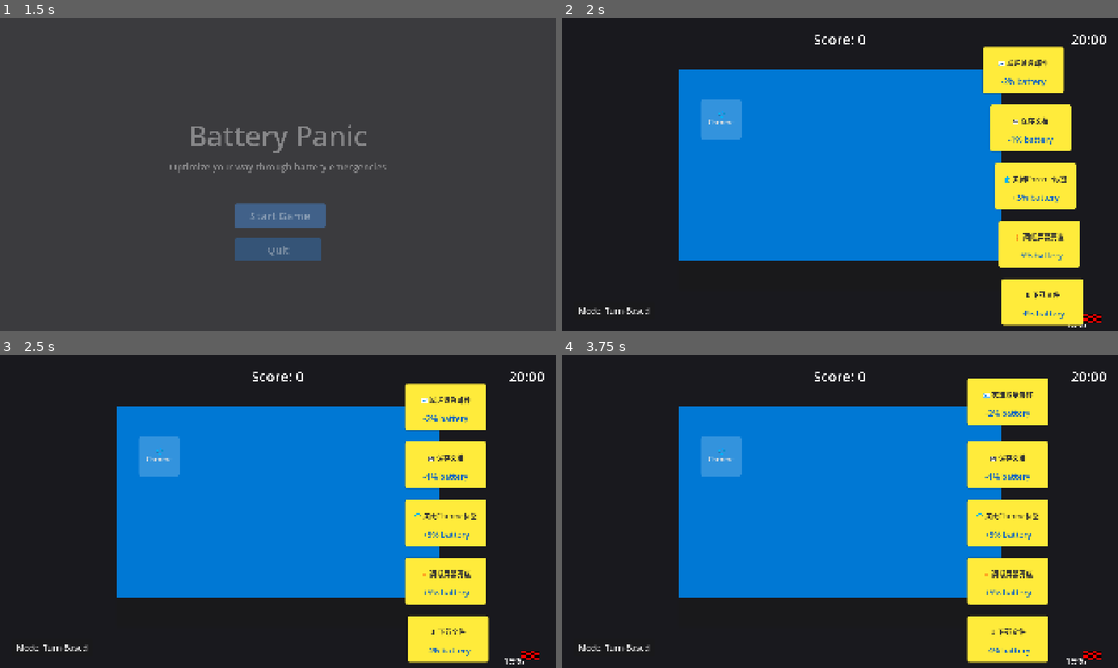
Above: before the commit, frames 1-4 (two rows, left to right).
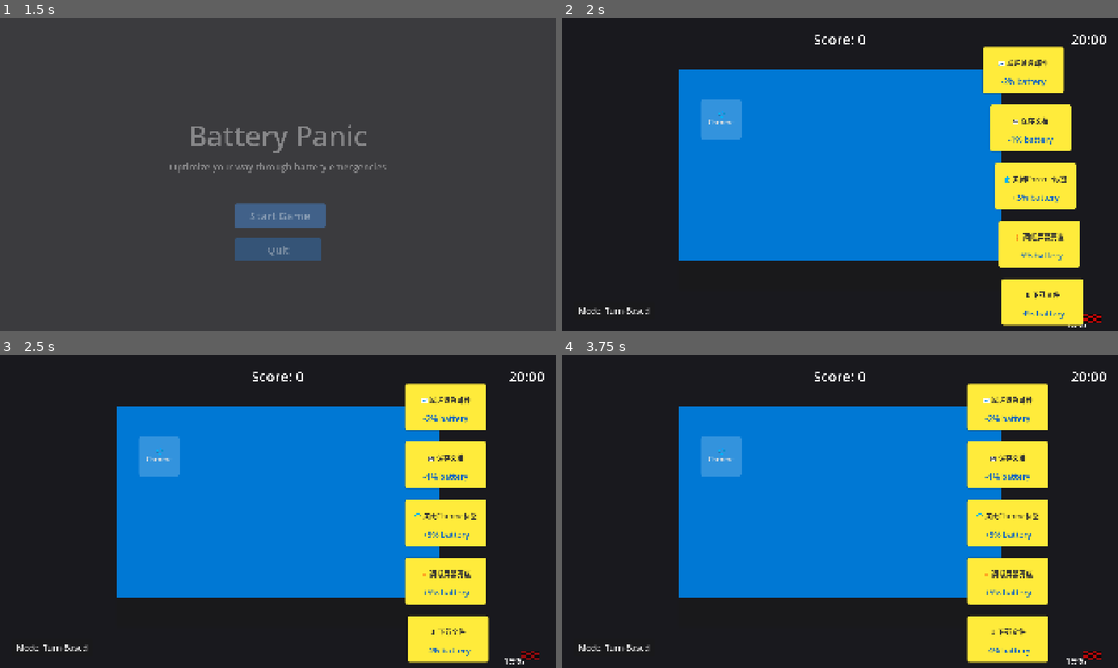
Above: after the commit, the same moments.

Repository: QQSHI13/nova-workspace
Game: Godot game, scene res://scenes/main_menu.tscn
Same seed, same stepped clock (60 frames per second), same inputs: the game is played once before the commit and once after it.
Inputs (mouse positions are in pixels of both pictures, inside the frame that each line leads up to):
- Up to frame 1 (1.5 s): move the mouse to (400, 158) at 0.52 s; click "Start Game" at 1.25 s
- Up to frame 2 (2 s): no input
- Up to frame 3 (2.5 s): click (511, 658) at 2 s
- Up to frame 4 (3.75 s): click "🌐 Chrome" at 2.75 s; click (1006, 408) at 3.52 s

Frame 1 is identical in both runs. In frame 2, less than 0.1% of the frame differs, in the area x 93-97%, y 94-98%; in frame 3, less than 0.1%; in frame 4, 1.0%, in the area x 72-97%, y 7-98%.
Error in both runs: Invalid call. Nonexistent function 'set_delay' in base 'Tween'. (res://scenes/device_screen.gd:85)

Commit message:
feat: add FlashOverlay, enhance OS_UI with battery warnings, improve game feel

Diff:
--- /dev/null
+++ b/projects/battery-panic/scenes/flash_overlay.gd
@@ -0,0 +1,32 @@
+extends CanvasLayer
+
+# FlashOverlay - Screen flash effects for critical events
+
+@onready var flash_rect: ColorRect = $FlashRect
+
+func _ready() -> void:
+	flash_rect.color = Color(1, 0, 0, 0)
+	flash_rect.size = get_viewport().size
+
+func flash_red(intensity: float = 0.5, duration: float = 0.3) -> void:
+	_flash_color(Color(1, 0, 0, intensity), duration)
+
+func flash_green(intensity: float = 0.3, duration: float = 0.3) -> void:
+	_flash_color(Color(0, 1, 0, intensity), duration)
+
+func flash_yellow(intensity: float = 0.3, duration: float = 0.3) -> void:
+	_flash_color(Color(1, 1, 0, intensity), duration)
+
+func _flash_color(color: Color, duration: float) -> void:
+	flash_rect.color = color
+
+	var tween = create_tween()
+	tween.tween_property(flash_rect, "color:a", 0.0, duration)
+	tween.set_ease(Tween.EASE_OUT)
+
+func pulse_warning() -> void:
+	# Continuous pulsing for critical battery
+	var tween = create_tween()
+	tween.set_loops(3)
+	tween.tween_property(flash_rect, "color", Color(1, 0, 0, 0.3), 0.5)
+	tween.tween_property(flash_rect, "color", Color(1, 0, 0, 0.0), 0.5)
--- /dev/null
+++ b/projects/battery-panic/scenes/flash_overlay.tscn
@@ -0,0 +1,12 @@
+[gd_scene format=3 uid="uid://flashoverlay1"]
+
+[node name="FlashOverlay" type="CanvasLayer"]
+layer = 100
+
+[node name="FlashRect" type="ColorRect" parent="."]
+anchors_preset = 15
+anchor_right = 1.0
+anchor_bottom = 1.0
+grow_horizontal = 2
+grow_vertical = 2
+color = Color(1, 0, 0, 0)
--- a/projects/battery-panic/scenes/main_game.tscn
+++ b/projects/battery-panic/scenes/main_game.tscn
@@ -1,9 +1,10 @@
-[gd_scene load_steps=7 format=3 uid="uid://c8yvxg3ulq3a"]
+[gd_scene load_steps=8 format=3 uid="uid://c8yvxg3ulq3a"]
 
 [ext_resource type="Script" path="res://scripts/game_controller.gd" id="1_8j1j7"]
 [ext_resource type="PackedScene" uid="uid://devicescreen1" path="res://scenes/device_screen.tscn" id="2_device"]
 [ext_resource type="PackedScene" uid="uid://postit1" path="res://scenes/post_it_notes.tscn" id="3_postit"]
 [ext_resource type="PackedScene" uid="uid://osui1" path="res://scenes/os_ui.tscn" id="4_osui"]
+[ext_resource type="PackedScene" uid="uid://flashoverlay1" path="res://scenes/flash_overlay.tscn" id="5_flash"]
 
 [node name="MainGame" type="Node2D"]
 script = ExtResource("1_8j1j7")
@@ -113,4 +114,6 @@
 offset_bottom = 1080.0
 color = Color(0.1, 0.1, 0.12, 1.0)
 
+[node name="FlashOverlay" parent="." instance=ExtResource("5_flash")]
+
 [connection signal="pressed" from="UI/GameOverPanel/RestartButton" to="." method="_ready"]
--- a/projects/battery-panic/scenes/os_ui.gd
+++ b/projects/battery-panic/scenes/os_ui.gd
@@ -1,6 +1,6 @@
 extends Control
 
-# OS_UI - Battery display in OS-specific location - Full HD
+# OS_UI - Battery display in OS-specific location - Full HD with animations
 
 signal battery_clicked
 
@@ -13,10 +13,14 @@
 
 var _actual_battery: float = 100.0
 var _displayed_battery: float = 100.0
+var _warning_tween: Tween = null
 
 func _ready() -> void:
 	_position_for_os()
 	update_battery(100.0)
+
+	# Connect click area
+	$ClickArea.pressed.connect(_on_battery_clicked)
 
 func _position_for_os() -> void:
 	# Position based on OS style - Full HD coordinates
@@ -38,6 +42,7 @@
 			battery_label.position = Vector2(-100, 10)
 
 func update_battery(actual_percent: float) -> void:
+	var old_battery = _actual_battery
 	_actual_battery = actual_percent
 
 	# Apply calibration drift (surprise mechanic)
@@ -45,11 +50,29 @@
 	_displayed_battery = clampf(_displayed_battery, 0.0, 100.0)
 
 	if show_percentage:
-		battery_label.text = "%d%%" % int(_displayed_battery)
+		# Animate number change
+		_animate_battery_number(int(old_battery), int(_displayed_battery))
 
 	# Update icon color based on displayed level
 	var color = _get_battery_color(_displayed_battery)
 	battery_icon.modulate = color
+
+	# Handle warning states
+	if _displayed_battery <= 10.0:
+		_start_critical_warning()
+	elif _displayed_battery <= 20.0:
+		_start_low_warning()
+	else:
+		_stop_warning()
+
+func _animate_battery_number(from_val: int, to_val: int) -> void:
+	var tween = create_tween()
+	tween.tween_method(
+		func(val: int): battery_label.text = "%d%%" % val,
+		from_val,
+		to_val,
+		0.3
+	)
 
 func _get_battery_color(percent: float) -> Color:
 	if percent > 50:
@@ -63,11 +86,45 @@
 	calibration_drift = drift
 	update_battery(_actual_battery)
 
+func _start_low_warning() -> void:
+	# Slow pulse for low battery
+	if _warning_tween and _warning_tween.is_valid():
+		_warning_tween.kill()
+
+	_warning_tween = create_tween()
+	_warning_tween.set_loops()
+	_warning_tween.tween_property(battery_icon, "modulate:a", 0.5, 0.8)
+	_warning_tween.tween_property(battery_icon, "modulate:a", 1.0, 0.8)
+
+func _start_critical_warning() -> void:
+	# Fast pulse + scale for critical battery
+	if _warning_tween and _warning_tween.is_valid():
+		_warning_tween.kill()
+
+	_warning_tween = create_tween()
+	_warning_tween.set_loops()
+	_warning_tween.set_parallel(true)
+	_warning_tween.tween_property(battery_icon, "modulate:a", 0.3, 0.3)
+	_warning_tween.tween_property(battery_icon, "scale", Vector2(1.1, 1.1), 0.3)
+	_warning_tween.chain()
+	_warning_tween.tween_property(battery_icon, "modulate:a", 1.0, 0.3)
+	_warning_tween.tween_property(battery_icon, "scale", Vector2(1.0, 1.0), 0.3)
+
+func _stop_warning() -> void:
+	if _warning_tween and _warning_tween.is_valid():
+		_warning_tween.kill()
+	battery_icon.modulate.a = 1.0
+	battery_icon.scale = Vector2(1.0, 1.0)
+
 func show_warning() -> void:
-	# Flash effect for low battery
+	# One-time flash effect
 	var tween = create_tween()
 	tween.tween_property(battery_icon, "modulate:a", 0.3, 0.5)
 	tween.tween_property(battery_icon, "modulate:a", 1.0, 0.5)
 
 func _on_battery_clicked() -> void:
 	battery_clicked.emit()
+	# Click feedback
+	var tween = create_tween()
+	tween.tween_property(battery_icon, "scale", Vector2(0.9, 0.9), 0.1)
+	tween.tween_property(battery_icon, "scale", Vector2(1.0, 1.0), 0.1)
--- a/projects/battery-panic/scripts/game_controller.gd
+++ b/projects/battery-panic/scripts/game_controller.gd
@@ -39,6 +39,7 @@
 @onready var time_label = $UI/TimeLabel
 @onready var score_label = $UI/ScoreLabel
 @onready var mode_button = $UI/ModeButton
+@onready var flash_overlay = $FlashOverlay
 
 func _ready() -> void:
 	current_battery = starting_battery
@@ -158,11 +159,12 @@
 	# Visual effects based on battery change
 	if current_battery > old_battery:
 		# Battery saved - green particles
-		ParticleEffects.spawn_battery_save_effect(Vector2(960, 540), abs(task["battery"]))
-		AnimationManager.flash_color($UI, Color(0, 1, 0, 0.2), 0.3)
+		ParticleEffects.spawn_battery_save_effect(Vector2(600, 400), abs(task["battery"]))
+		flash_overlay.flash_green(0.3, 0.3)
 	else:
 		# Battery drained - red particles
-		ParticleEffects.spawn_battery_drain_effect(Vector2(960, 540), abs(task["battery"]))
+		ParticleEffects.spawn_battery_drain_effect(Vector2(600, 400), abs(task["battery"]))
+		flash_overlay.flash_red(0.2, 0.2)
 
 	# Remove post-it with fade out
 	post_it_notes.remove_note_with_animation(task_id)
@@ -180,11 +182,12 @@
 	# Check for critical battery - screen shake
 	if current_battery < 5.0:
 		AnimationManager.screen_shake(self, 15.0, 0.5)
-		ParticleEffects.spawn_critical_warning_effect(Vector2(960, 540))
-		AnimationManager.flash_color($UI, Color(1, 0, 0, 0.5), 0.5)
+		ParticleEffects.spawn_critical_warning_effect(Vector2(600, 400))
+		flash_overlay.flash_red(0.6, 0.5)
+		flash_overlay.pulse_warning()
 	elif current_battery < 10.0:
 		AnimationManager.screen_shake(self, 5.0, 0.3)
-		AnimationManager.flash_color($UI, Color(1, 0.5, 0, 0.3), 0.3)
+		flash_overlay.flash_yellow(0.3, 0.3)
 
 	# End turn
 	_end_turn()
@@ -230,13 +233,13 @@
 	if win:
 		SoundManager.play_sfx("game_over_win")
 		ParticleEffects.spawn_success_effect(Vector2(960, 540))
-		AnimationManager.flash_color($UI, Color(0, 1, 0, 0.3), 0.5)
+		flash_overlay.flash_green(0.5, 1.0)
 		print("成功！你在电池耗尽前完成了任务！")
 	else:
 		SoundManager.play_sfx("game_over_lose")
 		ParticleEffects.spawn_critical_warning_effect(Vector2(960, 540))
 		AnimationManager.screen_shake(self, 20.0, 1.0)
-		AnimationManager.flash_color($UI, Color(1, 0, 0, 0.5), 1.0)
+		flash_overlay.flash_red(0.8, 1.5)
 		print("失败！电池耗尽了...")
 
 	# Show game over panel with animation
